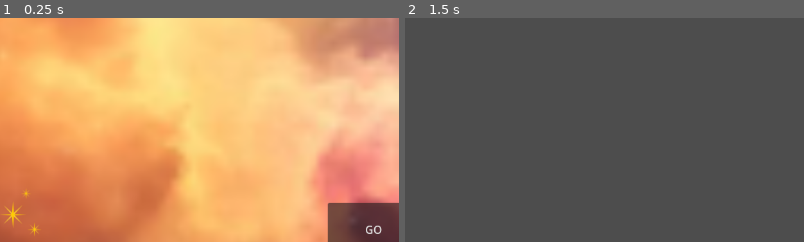
Above: before the commit, frames 1-2 (left to right).
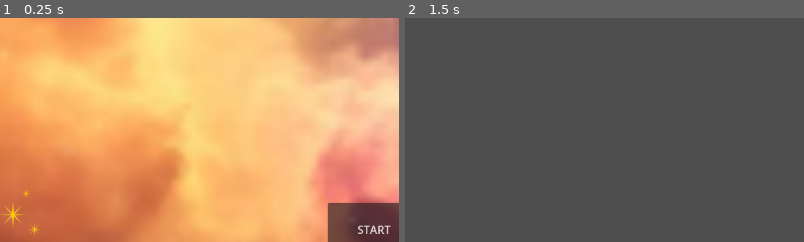
Above: after the commit, the same moments.

Repository: gamerwaves/moonshot
Game: Godot game, scene res://scenes/menu.tscn
Same seed, same stepped clock (60 frames per second), same inputs: the game is played once before the commit and once after it.
Inputs (mouse positions are % of the whole screen's width and height, from its top left):
- Up to frame 1 (0.25 s): no input
- Up to frame 2 (1.5 s): click "GO" (after the commit: "START") at 0.5 s; tap Enter at 1.25 s; move the mouse to (72, 45) at 1.27 s; click (72, 45) at 1.42 s
The pictures show only the part of the screen within x 2-52%, y 16-66%; the shares and areas given below are measured in that part.

The runs differ from the first frame. In frame 1, 0.2% of the frame differs, in the area x 89-98%, y 92-97%; in frame 2, nothing differs.

Commit message:
Changed button name to Start

Diff:
--- a/moonshot/scenes/menu.tscn
+++ b/moonshot/scenes/menu.tscn
@@ -23,6 +23,7 @@
 offset_top = 372.0
 offset_right = 631.0
 offset_bottom = 449.0
-text = "GO"
+text = "START
+"
 
 [connection signal="button_up" from="Button" to="." method="_on_button_button_up"]
